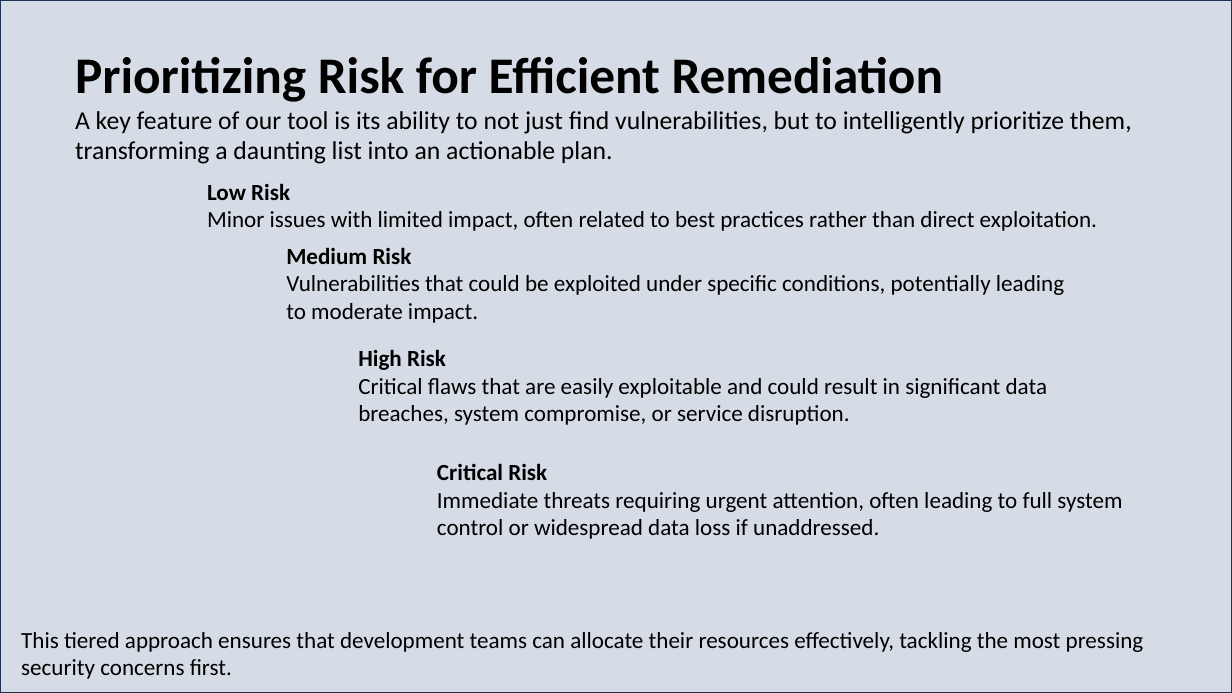
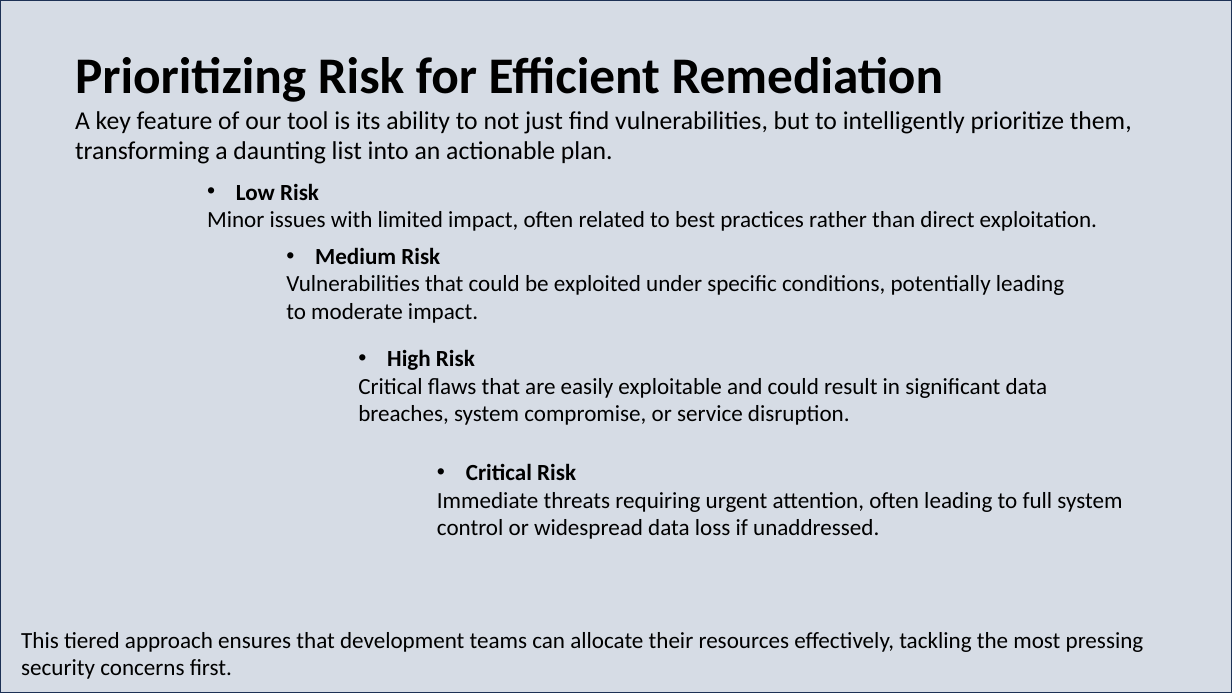
Before and after one commit to fardeen-codes07/Smart-Code-vulnerablilty-Triage-System, a slide deck: slide 8 of SOURCE CODE SCANNER PPT.pptx (slide 6 before the commit). Drawn at 1232x693 pixels with LibreOffice and Linux fonts; fonts in the diff are those of the drawing. Boxes give left, top, right and bottom in pixels: in the first picture for what was removed or moved away, otherwise in the second. Text is boxed around its words. In the diff, an @@ line names an element or a change of style, - is before the commit and + after.

```diff
--- a/SOURCE CODE SCANNER PPT.pptx
+++ b/SOURCE CODE SCANNER PPT.pptx
@@ text at [236, 183, 319, 200]: bullet none to • @@
@@ text at [315, 247, 440, 264]: bullet none to • @@
@@ text at [387, 349, 475, 370]: bullet none to • @@
@@ text at [466, 463, 576, 480]: bullet none to • @@
```
Also in this commit, not shown: 6 other slides changed, 3 slides added.
